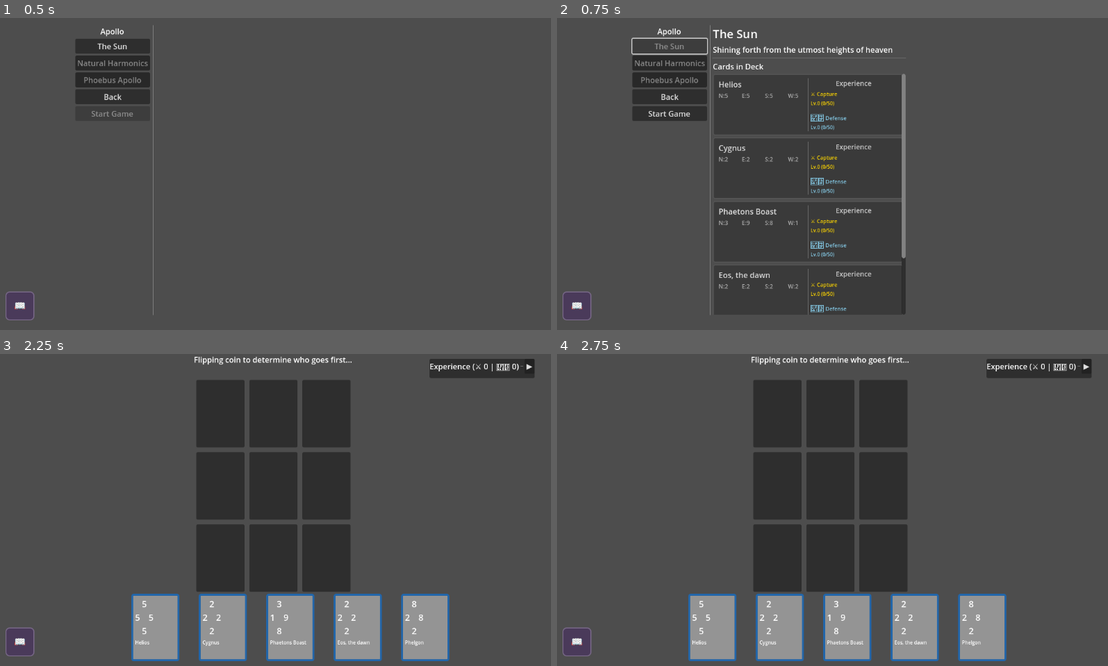
Above: before the commit, frames 1-4 (two rows, left to right).
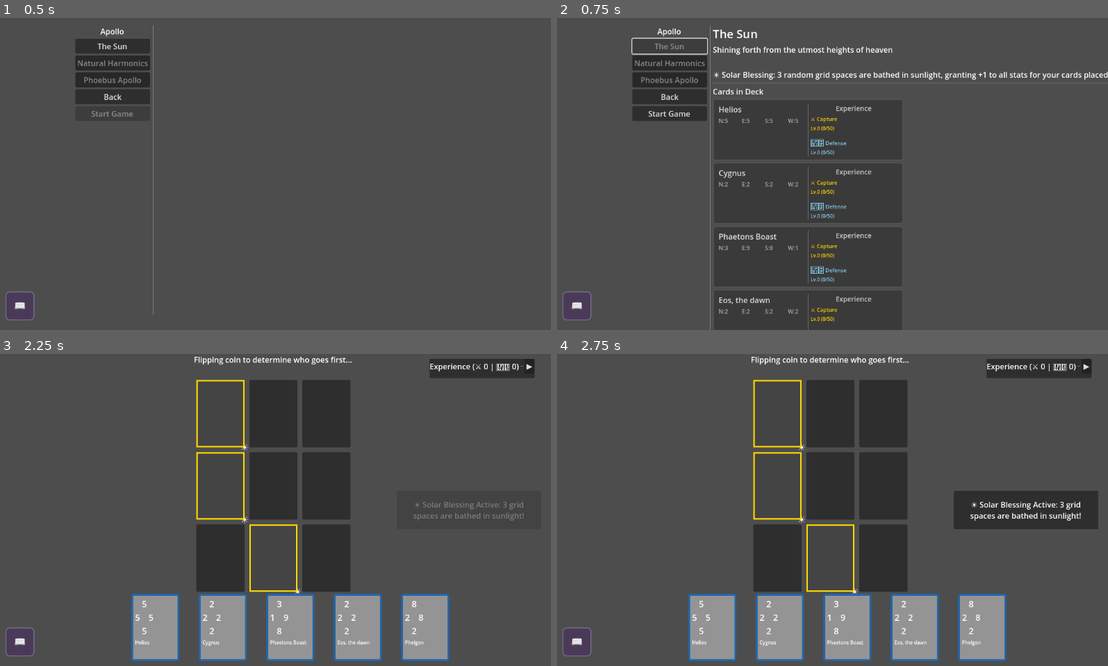
Above: after the commit, the same moments.

Repository: leslieharding/Mnemosyne
Game: Godot game, scene res://Scenes/Apollo.tscn
Same seed, same stepped clock (60 frames per second), same inputs: the game is played once before the commit and once after it. This scene is started directly instead of the project's main scene.
Inputs:
- Up to frame 1 (0.5 s): no input
- Up to frame 2 (0.75 s): click "The Sun" at 0.5 s
- Up to frame 3 (2.25 s): click "Start Game" at 1.25 s; click "Battle Shadow Acolyte" at 2 s
- Up to frame 4 (2.75 s): no input

Frame 1 is identical in both runs. In frame 2, 5.0% of the frame differs, in the area x 27-100%, y 14-100%; in frame 3, 1.0%; in frame 4, 3.8%.

Commit message:
trying to implement sun power to deck

Diff:
--- a/Resources/Collections/Apollo.tres
+++ b/Resources/Collections/Apollo.tres
@@ -171,6 +171,8 @@
 is_starter_deck = true
 required_capture_exp = 0
 required_defense_exp = 0
+deck_power_type = 1
+power_config = {}
 metadata/_custom_type_script = "uid://c4u8pww3jsm12"
 
 [sub_resource type="Resource" id="Resource_cknfu"]
@@ -181,6 +183,8 @@
 is_starter_deck = false
 required_capture_exp = 100
 required_defense_exp = 0
+deck_power_type = 0
+power_config = {}
 metadata/_custom_type_script = "uid://c4u8pww3jsm12"
 
 [sub_resource type="Resource" id="Resource_tpnlu"]
@@ -191,6 +195,8 @@
 is_starter_deck = false
 required_capture_exp = 0
 required_defense_exp = 100
+deck_power_type = 0
+power_config = {}
 metadata/_custom_type_script = "uid://c4u8pww3jsm12"
 
 [resource]
--- a/Resources/deck_definition.gd
+++ b/Resources/deck_definition.gd
@@ -1,6 +1,12 @@
 # res://Resources/deck_definition.gd
 class_name DeckDefinition
 extends Resource
+
+# Deck power types
+enum DeckPowerType {
+	NONE,
+	SUN_POWER
+}
 
 @export var deck_name: String
 @export var deck_description: String
@@ -11,6 +17,10 @@
 @export var is_starter_deck: bool = false  # If true, always unlocked
 @export var required_capture_exp: int = 0  # Total capture exp needed to unlock
 @export var required_defense_exp: int = 0  # Total defense exp needed to unlock
+
+# NEW: Deck power system
+@export var deck_power_type: DeckPowerType = DeckPowerType.NONE
+@export var power_config: Dictionary = {}  # For any power-specific configuration
 
 # Check if this deck is unlocked for a specific god
 func is_unlocked(god_name: String, god_progress: Dictionary = {}) -> bool:
@@ -63,6 +73,16 @@
 
 	return "Requires: " + " & ".join(requirements)
 
+# Get deck power description for UI
+func get_power_description() -> String:
+	match deck_power_type:
+		DeckPowerType.SUN_POWER:
+			return "☀️ Solar Blessing: 3 random grid spaces are bathed in sunlight, granting +1 to all stats for your cards placed there"
+		DeckPowerType.NONE:
+			return ""
+		_:
+			return ""
+
 # Helper to get current capture experience
 func get_current_capture_exp(god_name: String) -> int:
 	print("DEBUG get_current_capture_exp called for: ", god_name)
--- a/Scripts/apollo.gd
+++ b/Scripts/apollo.gd
@@ -415,6 +415,11 @@
 	selected_deck_title.text = deck_def.deck_name
 	selected_deck_description.text = deck_def.deck_description
 
+	# NEW: Add deck power description if present
+	var power_description = deck_def.get_power_description()
+	if power_description != "":
+		selected_deck_description.text += "\n\n" + power_description
+
 	# Clear existing card displays
 	for child in card_container.get_children():
 		child.queue_free()
--- a/Scripts/card_battle_manager.gd
+++ b/Scripts/card_battle_manager.gd
@@ -98,6 +98,11 @@
 var tutorial_panel: PanelContainer
 
 var consecutive_draws: int = 0
+
+# Deck power system
+var active_deck_power: DeckDefinition.DeckPowerType = DeckDefinition.DeckPowerType.NONE
+var sunlit_positions: Array[int] = []
+
 
 func _ready():
 	print("=== BATTLE SCENE STARTING ===")
@@ -968,6 +973,9 @@
 	# Get the slot
 	var slot = grid_slots[grid_index]
 
+	# Hide sun icon if opponent places card on sunlit slot (blocks the power)
+	hide_sun_icon_at_slot(slot)
+
 	# Create a card display for the opponent's card
 	var card_display = preload("res://Scenes/CardDisplay.tscn").instantiate()
 
@@ -1597,6 +1605,10 @@
 				var deck_def = collection.decks[0]
 				player_deck = collection.get_deck(0)
 				deck_card_indices = deck_def.card_indices.duplicate()
+
+				# NEW: Initialize deck power (even in tutorial mode)
+				initialize_deck_power(deck_def)
+
 				print("Using deck definition: ", deck_def.deck_name)
 				print("Card indices: ", deck_card_indices)
 			else:
@@ -1629,6 +1641,10 @@
 			if collection:
 				player_deck = collection.get_deck(0)
 				deck_card_indices = collection.decks[0].card_indices.duplicate()
+
+				# NEW: Initialize deck power for fallback
+				initialize_deck_power(collection.decks[0])
+
 				print("Fallback successful - using Apollo deck")
 				display_player_hand()
 				return
@@ -1648,10 +1664,149 @@
 		deck_card_indices = deck_def.card_indices.duplicate()
 		player_deck = collection.get_deck(deck_index)
 
+		# NEW: Initialize deck power
+		initialize_deck_power(deck_def)
+
 		setup_experience_panel()
 		display_player_hand()
 	else:
 		push_error("Failed to load collection: " + collection_path)
+
+
+func initialize_deck_power(deck_def: DeckDefinition):
+	active_deck_power = deck_def.deck_power_type
+
+	print("Initializing deck power: ", active_deck_power)
+
+	match active_deck_power:
+		DeckDefinition.DeckPowerType.SUN_POWER:
+			setup_sun_power()
+		DeckDefinition.DeckPowerType.NONE:
+			print("No deck power for this deck")
+		_:
+			print("Unknown deck power type: ", active_deck_power)
+
+func setup_sun_power():
+	print("=== SETTING UP SUN POWER ===")
+
+	# Randomly select 3 grid positions for sunlight
+	var available_positions: Array[int] = []
+	for i in range(9):  # 0-8 for 3x3 grid
+		available_positions.append(i)
+	available_positions.shuffle()
+
+	# Take first 3 positions
+	sunlit_positions = available_positions.slice(0, 3)
+
+	print("Sunlit positions: ", sunlit_positions)
+
+	# Apply visual styling to sunlit grid slots
+	for position in sunlit_positions:
+		apply_sunlit_styling(position)
+
+	# Show notification about the power
+	if notification_manager:
+		notification_manager.show_notification("☀️ Solar Blessing Active: 3 grid spaces are bathed in sunlight!")
+
+func apply_sunlit_styling(grid_index: int):
+	if grid_index < 0 or grid_index >= grid_slots.size():
+		return
+
+	var slot = grid_slots[grid_index]
+
+	# Create sunlit style - golden/yellow border
+	var sunlit_style = StyleBoxFlat.new()
+	sunlit_style.bg_color = Color("#444444")  # Same as default
+	sunlit_style.border_width_left = 3
+	sunlit_style.border_width_top = 3
+	sunlit_style.border_width_right = 3
+	sunlit_style.border_width_bottom = 3
+	sunlit_style.border_color = Color("#FFD700")  # Gold border
+
+	# Apply the sunlit styling
+	slot.add_theme_stylebox_override("panel", sunlit_style)
+
+	# Add sun icon overlay
+	add_sun_icon_to_slot(slot)
+
+func apply_deck_power_effects(card_data: CardResource, grid_position: int) -> bool:
+	match active_deck_power:
+		DeckDefinition.DeckPowerType.SUN_POWER:
+			return apply_sun_power_boost(card_data, grid_position)
+		DeckDefinition.DeckPowerType.NONE:
+			return false
+		_:
+			return false
+
+func apply_sun_boosted_card_styling(card_display: CardDisplay):
+	# Safety check to ensure we have a valid CardDisplay with a panel
+	if not card_display or not is_instance_valid(card_display):
+		print("ERROR: Invalid card_display in apply_sun_boosted_card_styling")
+		return
+
+	if not card_display.panel:
+		print("ERROR: CardDisplay has no panel in apply_sun_boosted_card_styling")
+		return
+
+	# Create special golden styling for sun-boosted cards
+	var sun_boosted_style = player_card_style.duplicate()
+	sun_boosted_style.border_color = Color("#FFD700")  # Gold border
+	sun_boosted_style.border_width_left = 4
+	sun_boosted_style.border_width_top = 4
+	sun_boosted_style.border_width_right = 4
+	sun_boosted_style.border_width_bottom = 4
+
+	# Add a slight golden background tint
+	sun_boosted_style.bg_color = Color("#555533")  # Slightly golden background
+
+	card_display.panel.add_theme_stylebox_override("panel", sun_boosted_style)
+
+func hide_sun_icon_at_slot(slot: Panel):
+	var sun_icon = slot.get_node_or_null("SunIcon")
+	if sun_icon:
+		sun_icon.visible = false
+
+
+func apply_sun_power_boost(card_data: CardResource, grid_position: int) -> bool:
+	if grid_position in sunlit_positions:
+		print("☀️ SUN POWER ACTIVATED! Boosting card stats by +1")
+
+		# Apply +1 to all stats
+		card_data.values[0] += 1  # North
+		card_data.values[1] += 1  # East
+		card_data.values[2] += 1  # South
+		card_data.values[3] += 1  # West
+
+		print("Card stats boosted to: ", card_data.values)
+
+		# Show notification
+		if notification_manager:
+			notification_manager.show_notification("☀️ Solar Blessing: +1 to all stats!")
+
+		return true
+
+	return false
+
+
+func add_sun_icon_to_slot(slot: Panel):
+	# Create a label with sun emoji
+	var sun_label = Label.new()
+	sun_label.text = "☀️"
+	sun_label.add_theme_font_size_override("font_size", 20)
+	sun_label.horizontal_alignment = HORIZONTAL_ALIGNMENT_CENTER
+	sun_label.vertical_alignment = VERTICAL_ALIGNMENT_CENTER
+	sun_label.name = "SunIcon"
+	sun_label.mouse_filter = Control.MOUSE_FILTER_IGNORE  # Don't interfere with clicks
+
+	# Position it in the center of the slot
+	sun_label.set_anchors_preset(Control.PRESET_CENTER)
+	sun_label.position = Vector2(slot.size.x/2 - 15, slot.size.y/2 - 15)
+	sun_label.size = Vector2(30, 30)
+
+	# Add with lower z-index so cards appear on top
+	slot.add_child(sun_label)
+	sun_label.z_index = -1
+
 
 # Add new function to set up experience panel
 func setup_experience_panel():
@@ -1947,6 +2102,9 @@
 			if notification_manager:
 				notification_manager.show_notification("I knew you would go there")
 
+	# NEW: Apply deck power effects before combat
+	var sun_boosted = apply_deck_power_effects(card_data, current_grid_index)
+
 	# Get card level for ability checks
 	var card_level = get_card_level(card_collection_index)
 
@@ -1960,6 +2118,9 @@
 
 	# Get the current slot
 	var slot = grid_slots[current_grid_index]
+
+	# Hide sun icon if present (card is now covering it)
+	hide_sun_icon_at_slot(slot)
 
 	# Create a card display for the grid
 	var card_display = preload("res://Scenes/CardDisplay.tscn").instantiate()
@@ -1976,11 +2137,13 @@
 	# Set higher z-index so the card appears on top
 	card_display.z_index = 1
 
-	# Setup the card display with the card resource data (including potentially weakened stats)
+	# Setup the card display with the card resource data (including potentially boosted stats)
 	card_display.setup(card_data)
 
-	# Apply player styling initially, but make prediction hits more visible
-	if boss_prediction_hit:
+	# Apply special styling for sun-boosted cards
+	if sun_boosted:
+		apply_sun_boosted_card_styling(card_display)
+	elif boss_prediction_hit:
 		# Create a special style for predicted cards
 		var prediction_hit_style = player_card_style.duplicate()
 		prediction_hit_style.border_color = Color("#FF6B6B")  # Red border for prediction hits
@@ -1998,7 +2161,7 @@
 
 	print("Card placed on grid at position", current_grid_index)
 
-	# EXECUTE ON-PLAY ABILITIES BEFORE COMBAT (but after potential stat reduction)
+	# EXECUTE ON-PLAY ABILITIES BEFORE COMBAT (but after potential stat changes)
 	if card_data.has_ability_type(CardAbility.TriggerType.ON_PLAY, card_level):
 		print("Executing on-play abilities for ", card_data.card_name)
 		var ability_context = {
@@ -2015,7 +2178,7 @@
 	# HANDLE PASSIVE ABILITIES
 	handle_passive_abilities_on_place(current_grid_index, card_data, card_level)
 
-	# Resolve combat (abilities may have modified stats, and boss prediction may have weakened the card)
+	# Resolve combat (abilities may have modified stats, and deck powers may have boosted the card)
 	var captures = resolve_combat(current_grid_index, Owner.PLAYER, card_data)
 	if captures > 0:
 		print("Player captured ", captures, " cards!")
